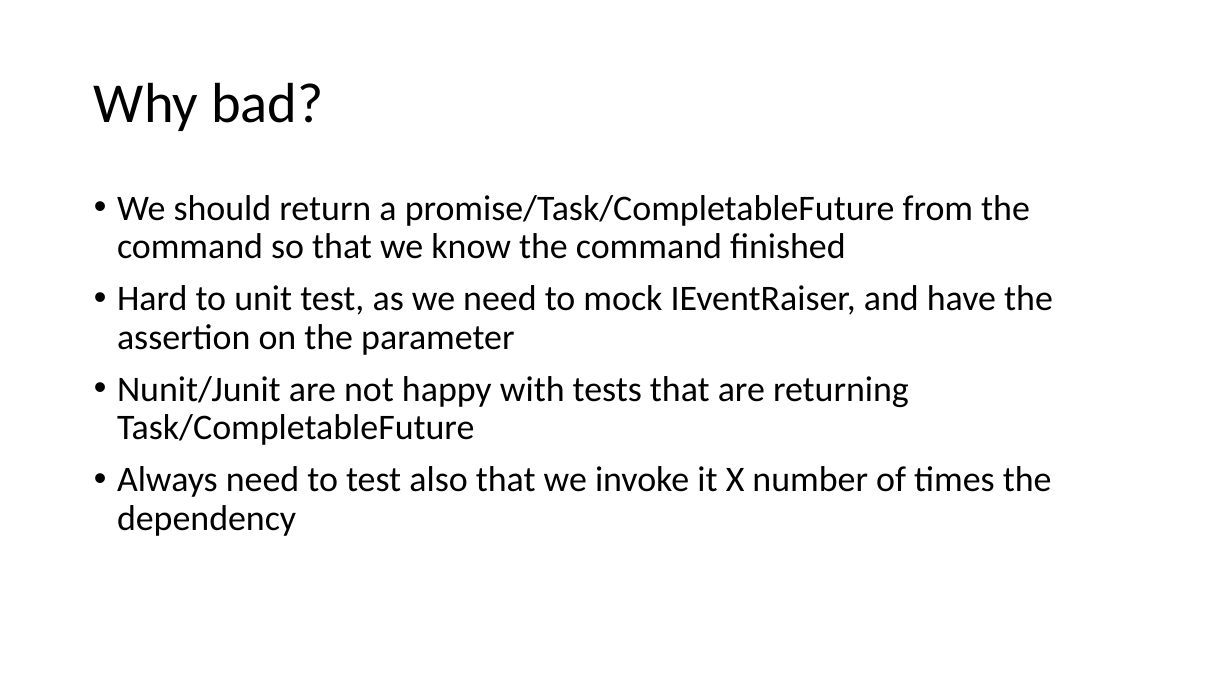
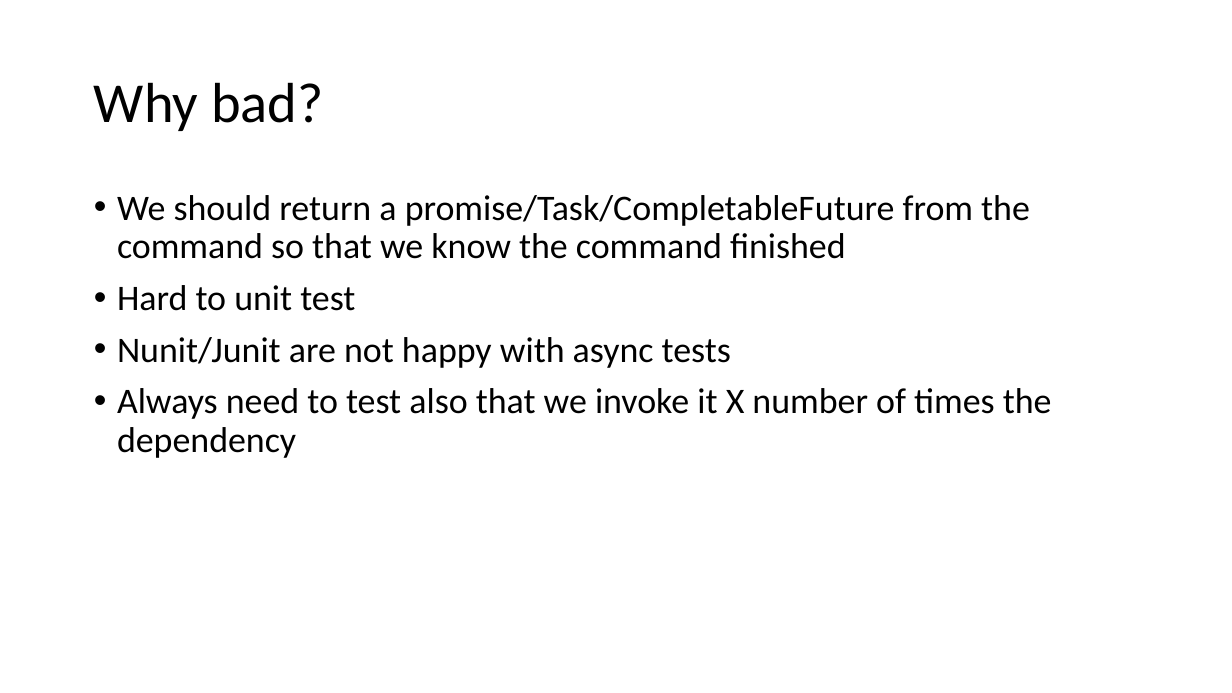
Before and after one commit to MihaiTheCoder/EventMadness, a slide deck: slide 27 of Reactive programming.pptx (slide 21 before the commit). Drawn at 1232x693 pixels with LibreOffice and Linux fonts; fonts in the diff are those of the drawing. Boxes give left, top, right and bottom in pixels: in the first picture for what was removed or moved away, otherwise in the second. Text is boxed around its words. In the diff, an @@ line names an element or a change of style, - is before the commit and + after.

```diff
--- a/Reactive programming.pptx
+++ b/Reactive programming.pptx
@@ text at bbox=[117, 285, 731, 368]: text changed @@
-• Hard to unit test, as we need to mock IEventRaiser, and have the assertion on the parameter
-• Nunit/Junit are not happy with tests that are returning Task/CompletableFuture
+• Hard to unit test
+• Nunit/Junit are not happy with async tests
```
Also in this commit, not shown: 13 other slides changed, 9 slides added, 2 slides removed.
